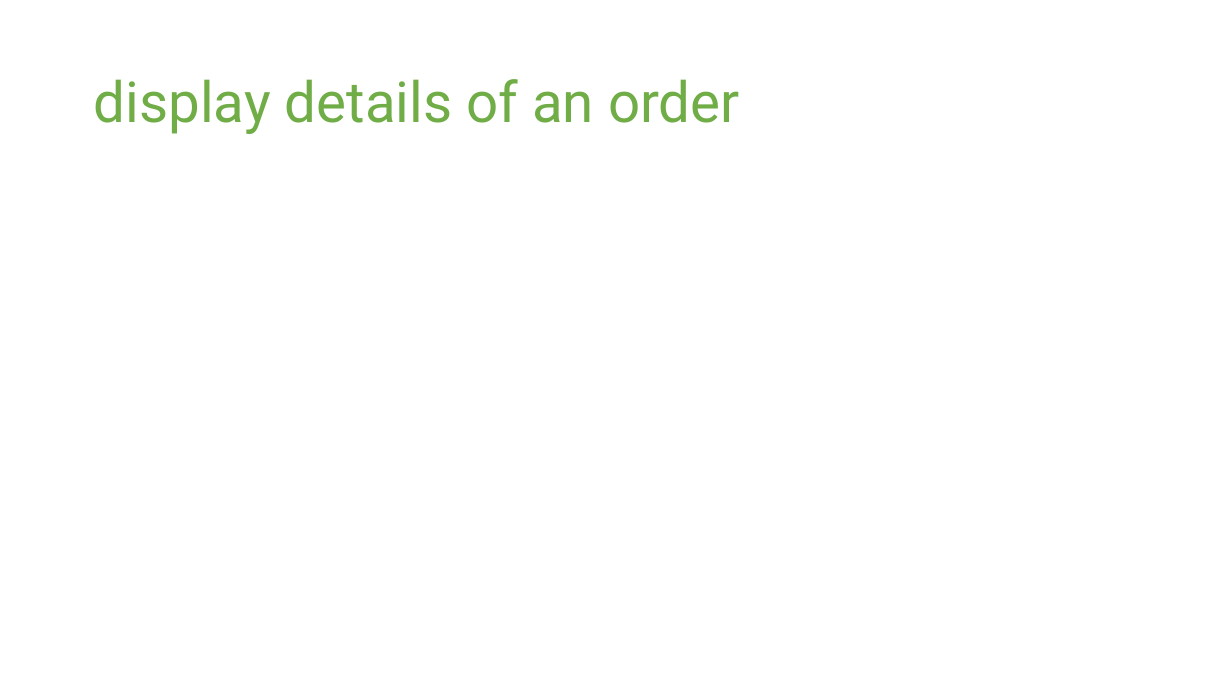
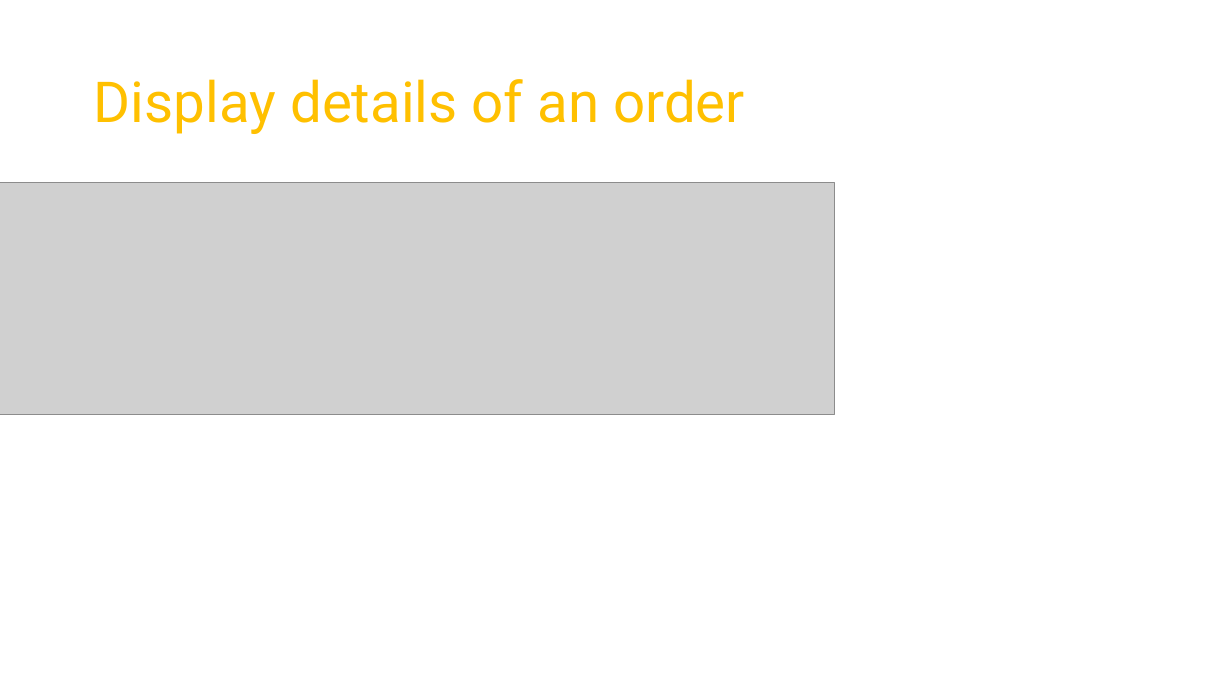
Before and after one commit to 06012021-dotnet-uta/ChristianRomeroP0, a slide deck: slide 7 of Study/P0 Presentation.pptx (slide 6 before the commit). Drawn at 1232x693 pixels with LibreOffice and Linux fonts; fonts in the diff are those of the drawing; grey boxes stand for pictures. Boxes give left, top, right and bottom in pixels: in the first picture for what was removed or moved away, otherwise in the second. Text is boxed around its words. In the diff, an @@ line names an element or a change of style, - is before the commit and + after.

```diff
--- a/Study/P0 Presentation.pptx
+++ b/Study/P0 Presentation.pptx
@@ title at box(94, 79, 745, 134): text changed; text colour #70AD47 to #FFC000 @@
-display details of an order
+Display details of an order
@@ picture added at box(0, 183, 835, 415) @@
```
Also in this commit, not shown: 6 other slides changed, 10 slides added, 3 slides removed, 16 other files.
